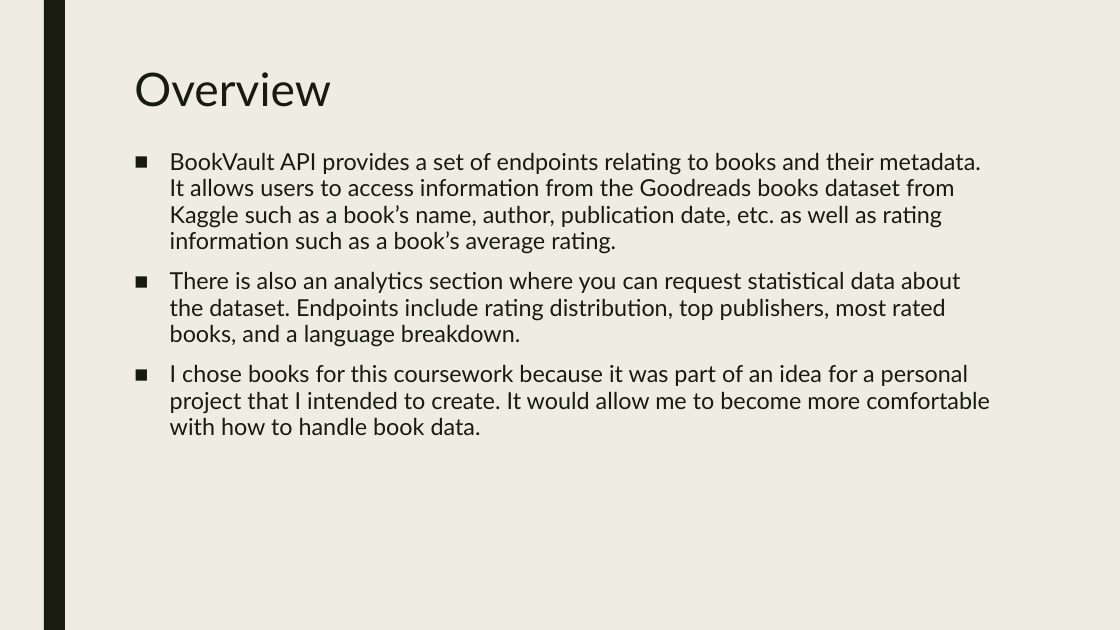
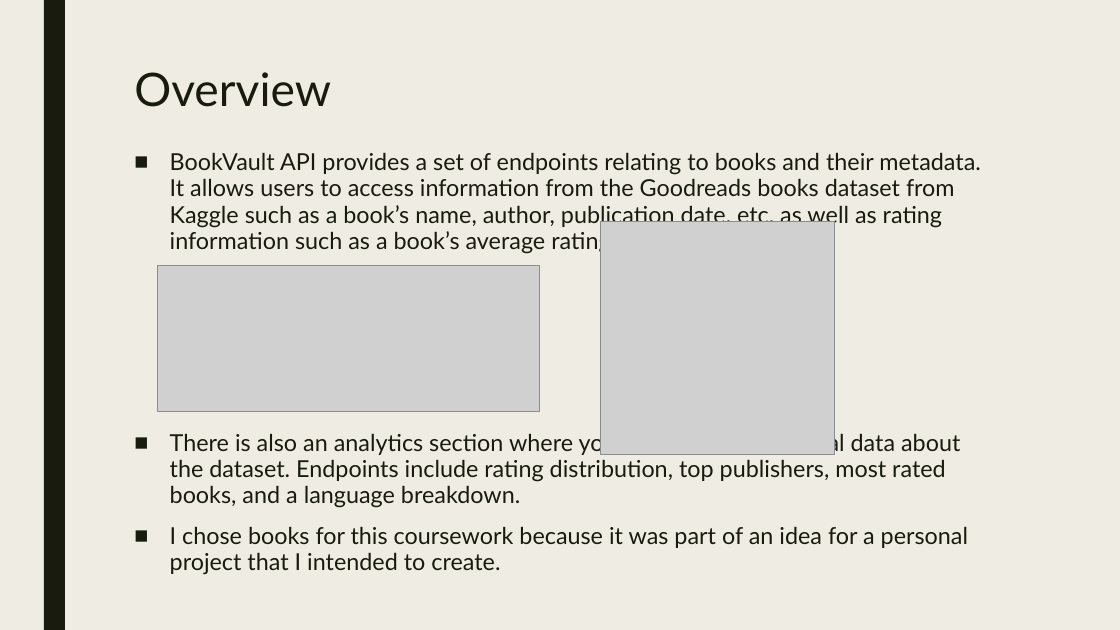
Before and after one commit to mattyh867/bookvault-api, a slide deck: slide 2 of Presentation.pptx. Drawn at 1120x630 pixels with LibreOffice and Linux fonts; fonts in the diff are those of the drawing; grey boxes stand for pictures. Boxes give left, top, right and bottom in pixels: in the first picture for what was removed or moved away, otherwise in the second. Text is boxed around its words. In the diff, an @@ line names an element or a change of style, - is before the commit and + after.

```diff
--- a/Presentation.pptx
+++ b/Presentation.pptx
@@ picture added at (x1=601, y1=222, x2=834, y2=455) @@
@@ picture added at (x1=157, y1=266, x2=539, y2=411) @@
@@ text at (x1=170, y1=526, x2=968, y2=575): text changed @@
-■ I chose books for this coursework because it was part of an idea for a personal project that I intended to create. It would allow me to become more comfortable with how to handle book data.
+■ I chose books for this coursework because it was part of an idea for a personal project that I intended to create.
```
Also in this commit, not shown: 4 other slides changed, 2 slides added.
